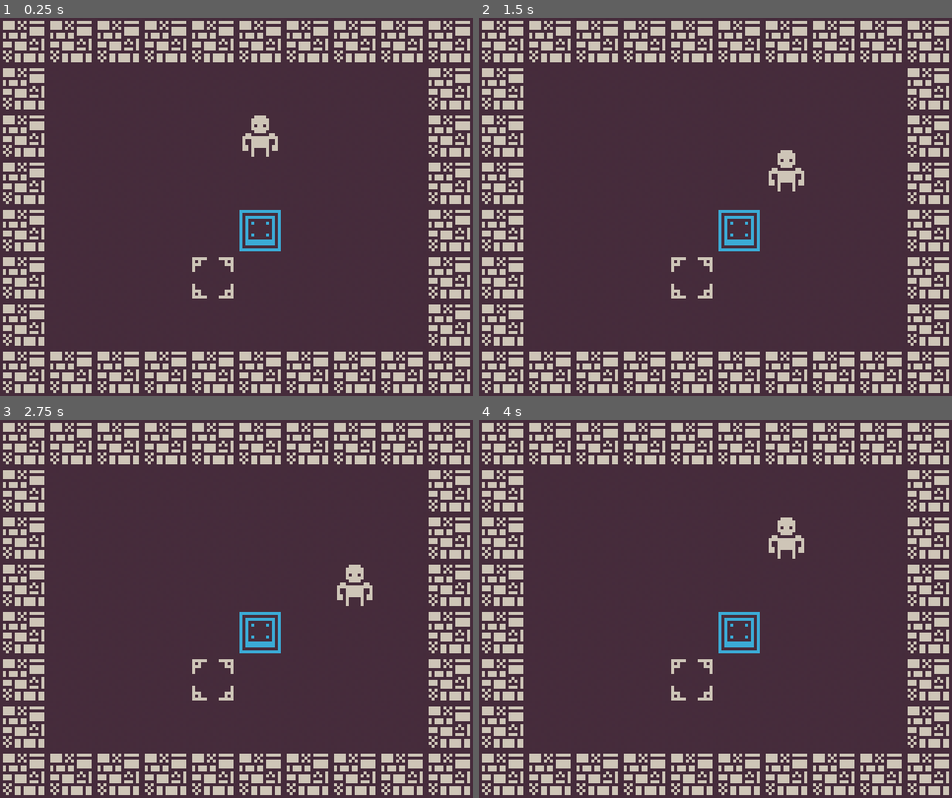
Above: before the commit, frames 1-4 (two rows, left to right).
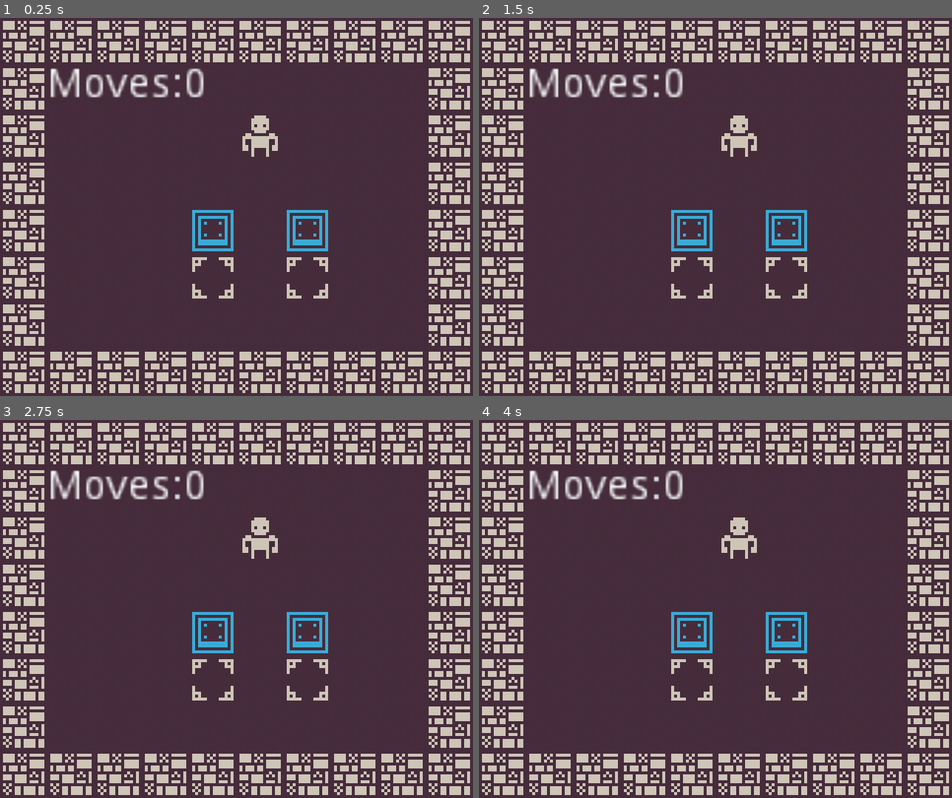
Above: after the commit, the same moments.

Repository: KoldKardio/Sokoban-v.2
Game: Godot game, scene res://demo_world.tscn
Same seed, same stepped clock (60 frames per second), same inputs: the game is played once before the commit and once after it.
Inputs:
- Up to frame 1 (0.25 s): no input
- Up to frame 2 (1.5 s): tap Enter at 0.5 s; hold Right (ui_right) 0.53-1.28 s; tap R (reset, bound only after the commit) at 1.25 s; hold Down (ui_down) from 1.28 s (still down)
- Up to frame 3 (2.75 s): tap R (reset, bound only after the commit) at 2 s; release Down (ui_down) at 2.03 s; hold Right (ui_right) from 2.03 s (still down)
- Up to frame 4 (4 s): tap R (reset, bound only after the commit) at 2.75, 3.5 s; release Right (ui_right) at 2.78 s; hold Up (ui_up) 2.78-3.53 s; hold Left (ui_left) from 3.53 s (still down)

The runs differ from the first frame. In frame 1, 2.9% of the frame differs, in the area x 10-70%, y 13-75%; in frame 2, 3.7%; in frame 3, 3.7%; in frame 4, 3.7%.

Commit message:
Add files via upload

Diff:
--- a/SokoBAN/demo_world.tscn
+++ b/SokoBAN/demo_world.tscn
@@ -1,8 +1,10 @@
-[gd_scene load_steps=6 format=2]
+[gd_scene load_steps=8 format=2]
 
 [ext_resource path="res://asset/tilemap.png" type="Texture" id=1]
 [ext_resource path="res://scenes/Player.tscn" type="PackedScene" id=2]
 [ext_resource path="res://scenes/Box.tscn" type="PackedScene" id=3]
+[ext_resource path="res://scenes/box-in.tscn" type="PackedScene" id=4]
+[ext_resource path="res://script/game.gd" type="Script" id=5]
 
 [sub_resource type="ConvexPolygonShape2D" id=2]
 points = PoolVector2Array( 16, 0, 16, 16, 0, 16, 0, 0, 0, 0 )
@@ -59,6 +61,7 @@
 2/z_index = 0
 
 [node name="demo_world" type="Node"]
+script = ExtResource( 5 )
 
 [node name="TileMap" type="TileMap" parent="."]
 tile_set = SubResource( 1 )
@@ -66,14 +69,43 @@
 cell_custom_transform = Transform2D( 16, 0, 0, 16, 0, 0 )
 show_collision = true
 format = 1
-tile_data = PoolIntArray( -1, 0, 0, -65536, 0, 0, -65535, 0, …(942 unchanged characters)…  0, 327682, 0, 0, 327683, 0, 0, 327684, 2, 0, 327685, 0, 0, 327686, 0, 0, 327687, …(553 unchanged characters)…
+tile_data = PoolIntArray( -1, 0, 0, -65536, 0, 0, -65535, 0, …(942 unchanged characters)…  0, 327682, 0, 0, 327683, 0, 0, 327684, 0, 0, 327685, 0, 0, 327686, 0, 0, 327687, …(553 unchanged characters)…
+
+[node name="spots" type="Node2D" parent="."]
+
+[node name="goal" parent="spots" instance=ExtResource( 4 )]
+position = Vector2( 72, 88 )
+
+[node name="goal2" parent="spots" instance=ExtResource( 4 )]
+position = Vector2( 104, 88 )
 
 [node name="Player" parent="." instance=ExtResource( 2 )]
 position = Vector2( 88, 40 )
 
-[node name="Box" parent="." instance=ExtResource( 3 )]
-position = Vector2( 88, 72 )
+[node name="boxes" type="Node2D" parent="."]
+
+[node name="Box" parent="boxes" instance=ExtResource( 3 )]
+position = Vector2( 72, 72 )
+
+[node name="Box2" parent="boxes" instance=ExtResource( 3 )]
+position = Vector2( 104, 72 )
 
 [node name="Tween" type="Tween" parent="."]
 
-[connection signal="tween_all_completed" from="Tween" to="Box" method="_on_Tween_tween_all_completed"]
+[node name="AcceptDialog" type="AcceptDialog" parent="."]
+margin_left = 32.0
+margin_top = 40.0
+margin_right = 130.0
+margin_bottom = 98.0
+window_title = ":)"
+dialog_text = "level cleared"
+
+[node name="moves" type="Label" parent="."]
+margin_left = 16.0
+margin_top = 16.0
+margin_right = 56.0
+margin_bottom = 30.0
+text = "moves: 0"
+
+[connection signal="tween_all_completed" from="Tween" to="boxes/Box" method="_on_Tween_tween_all_completed"]
+[connection signal="confirmed" from="AcceptDialog" to="." method="_on_AcceptDialog_confirmed"]
--- a/SokoBAN/project.godot
+++ b/SokoBAN/project.godot
@@ -50,6 +50,14 @@
 "svg/scale": 1.0
 }
 
+[input]
+
+reset={
+"deadzone": 0.5,
+"events": [ Object(InputEventKey,"resource_local_to_scene":false,"resource_name":"","device":0,"alt":false,"shift":false,"control":false,"meta":false,"command":false,"pressed":false,"scancode":82,"physical_scancode":0,"unicode":0,"echo":false,"script":null)
+ ]
+}
+
 [physics]
 
 common/enable_pause_aware_picking=true
--- a/SokoBAN/scenes/Box.tscn
+++ b/SokoBAN/scenes/Box.tscn
@@ -6,7 +6,7 @@
 [sub_resource type="RectangleShape2D" id=5]
 extents = Vector2( 8, 8 )
 
-[node name="Box" type="KinematicBody2D"]
+[node name="Box" type="KinematicBody2D" groups=["box"]]
 script = ExtResource( 2 )
 __meta__ = {
 "_edit_group_": true
--- /dev/null
+++ b/SokoBAN/scenes/box-in.tscn
@@ -0,0 +1,22 @@
+[gd_scene load_steps=4 format=2]
+
+[ext_resource path="res://asset/goal.png" type="Texture" id=1]
+[ext_resource path="res://script/box-in.gd" type="Script" id=2]
+
+[sub_resource type="RectangleShape2D" id=1]
+extents = Vector2( 7, 7 )
+
+[node name="Area2D" type="Area2D"]
+script = ExtResource( 2 )
+__meta__ = {
+"_edit_group_": true
+}
+
+[node name="Sprite" type="Sprite" parent="."]
+texture = ExtResource( 1 )
+
+[node name="CollisionShape2D" type="CollisionShape2D" parent="."]
+shape = SubResource( 1 )
+
+[connection signal="body_entered" from="." to="." method="_on_Area2D_body_entered"]
+[connection signal="body_exited" from="." to="." method="_on_Area2D_body_exited"]
--- a/SokoBAN/script/Box.gd
+++ b/SokoBAN/script/Box.gd
@@ -1,6 +1,6 @@
 extends KinematicBody2D
 
-onready var tween = get_parent().get_node("Tween")
+onready var tween = get_node("../../Tween")
 
 var pushin = false
 
@@ -14,7 +14,7 @@
 	tween.interpolate_property(
 		self, "position",
 		position, position + direction * TILE_SIZE,
-		0.5, Tween.TRANS_LINEAR, Tween.EASE_IN_OUT
+		0.3, Tween.TRANS_LINEAR, Tween.EASE_IN_OUT
 	)
 
 	tween.start()
--- a/SokoBAN/script/Player.gd
+++ b/SokoBAN/script/Player.gd
@@ -24,7 +24,9 @@
 		move(delta)
 	else: is_moving = false
 
-	pass
+	if Input.is_action_pressed("reset"):
+		get_tree().reload_current_scene()
+
 
 # player_inputs #
 func player_input():
@@ -52,12 +54,17 @@
 			position = init_position + (TILE_SIZE * input_direction)
 			move_to_tile = 0
 			is_moving = false
+			#move counter
+			get_parent().moves += 1
+
 		else:
 			position = init_position + (TILE_SIZE * input_direction * move_to_tile )
+
 	else:
 		is_moving = false
 		var node = ray.get_collider()
 #		print("Player is in collision!...:", ray.get_collider()) # obtain the data on collider
-		if node is KinematicBody2D:
+		if node is KinematicBody2D: # id node is is_in_group('box') - using group method
+			get_parent().moves += 1
 			node.push(input_direction, TILE_SIZE)
 	pass
--- /dev/null
+++ b/SokoBAN/script/box-in.gd
@@ -0,0 +1,16 @@
+extends Area2D
+
+
+var occupied = false
+
+
+func _on_Area2D_body_entered(body):
+	if body.is_in_group('box'):
+#		print('box-out')
+		occupied = true
+
+
+func _on_Area2D_body_exited(body):
+	if body.is_in_group('box'):
+#		print('box-out')
+		occupied = false
--- /dev/null
+++ b/SokoBAN/script/game.gd
@@ -0,0 +1,22 @@
+extends Node
+
+var gameEnd = false
+var timer = 1 # 1 sec delay
+var moves = 0
+
+func _process(delta):
+	$moves.text = "Moves:" + str(moves)
+	if gameEnd == false:
+		var spots = $spots.get_child_count()
+		for i in $spots.get_children():
+			if i.occupied:
+				spots -= 1
+				if spots == 0:
+					timer -= delta
+		if spots == 0 && timer <= 0:
+			$AcceptDialog.popup()
+			gameEnd = true
+
+
+func _on_AcceptDialog_confirmed():
+	get_tree().reload_current_scene()
Binary file added: SokoBAN/asset/goal.png
Not shown, added: SokoBAN/asset/goal.png.import
